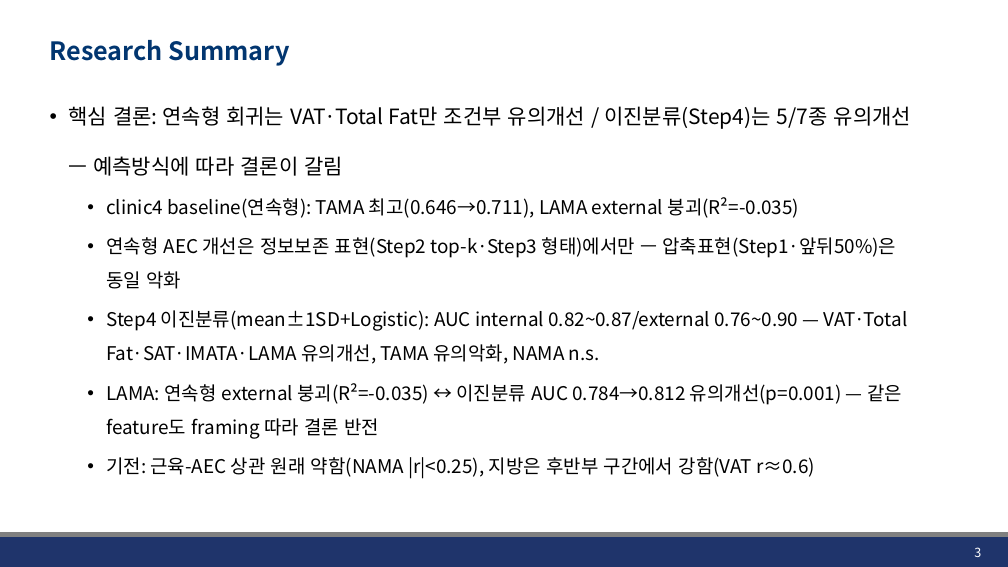
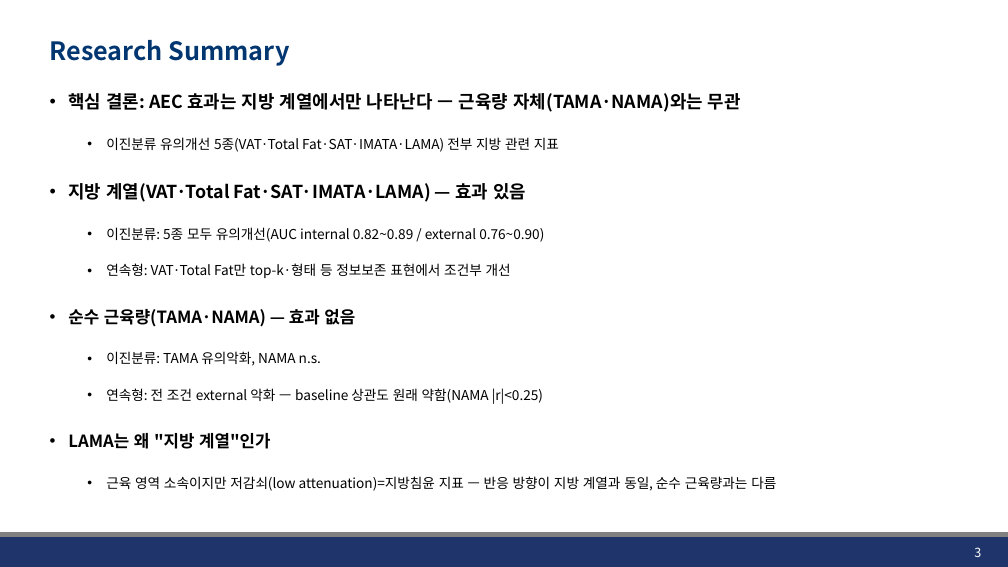
Before and after one commit to JHWannabe/Clinical_Study, a slide deck: slide 3 of docs/260807_Results of multiple Features.pptx. Drawn at 1008x567 pixels with LibreOffice and Linux fonts; fonts in the diff are those of the drawing; background and template pictures are left out. Boxes give left, top, right and bottom in pixels: in the first picture for what was removed or moved away, otherwise in the second. Text is boxed around its words. In the diff, an @@ line names an element or a change of style, - is before the commit and + after.

```diff
--- a/docs/260807_Results of multiple Features.pptx
+++ b/docs/260807_Results of multiple Features.pptx
@@ text at <box>68,93,776,491</box>: text changed; size 18 to 13 pt @@
-• 핵심 결론: 연속형 회귀는 VAT·Total Fat만 조건부 유의개선 / 이진분류(Step4)는 5/7종 유의개선 — 예측방식에 따라 결론이 갈림
-  • clinic4 baseline(연속형): TAMA 최고(0.646→0.711), LAMA external 붕괴(R²=-0.035)
-  • 연속형 AEC 개선은 정보보존 표현(Step2 top-k·Step3 형태)에서만 — 압축표현(Step1·앞뒤50%)은 동일 악화
-  • Step4 이진분류(mean±1SD+Logistic): AUC internal 0.82~0.87/external 0.76~0.90 — VAT·Total Fat·SAT·IMATA·LAMA 유의개선, TAMA 유의악화, NAMA n.s.
-  • LAMA: 연속형 external 붕괴(R²=-0.035) ↔ 이진분류 AUC 0.784→0.812 유의개선(p=0.001) — 같은 feature도 framing 따라 결론 반전
-  • 기전: 근육-AEC 상관 원래 약함(NAMA |r|<0.25), 지방은 후반부 구간에서 강함(VAT r≈0.6)
+• 핵심 결론: AEC 효과는 지방 계열에서만 나타난다 — 근육량 자체(TAMA·NAMA)와는 무관
+  • 이진분류 유의개선 5종(VAT·Total Fat·SAT·IMATA·LAMA) 전부 지방 관련 지표
+• 지방 계열(VAT·Total Fat·SAT·IMATA·LAMA) — 효과 있음
+  • 이진분류: 5종 모두 유의개선(AUC internal 0.82~0.89 / external 0.76~0.90)
+  • 연속형: VAT·Total Fat만 top-k·형태 등 정보보존 표현에서 조건부 개선
+• 순수 근육량(TAMA·NAMA) — 효과 없음
+  • 이진분류: TAMA 유의악화, NAMA n.s.
+  • 연속형: 전 조건 external 악화 — baseline 상관도 원래 약함(NAMA |r|<0.25)
+• LAMA는 왜 "지방 계열"인가
+  • 근육 영역 소속이지만 저감쇠(low attenuation)=지방침윤 지표 — 반응 방향이 지방 계열과 동일, 순수 근육량과는 다름
```
Also in this commit, not shown: 10 other slides changed, 1 slide added, 1 slide removed, 29 other files.
